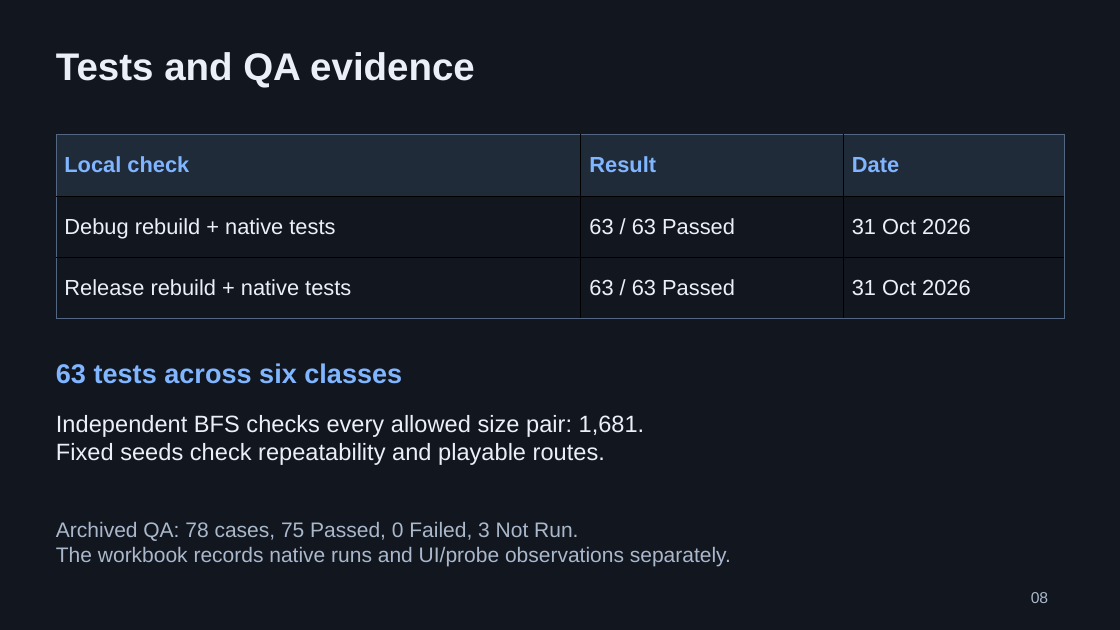
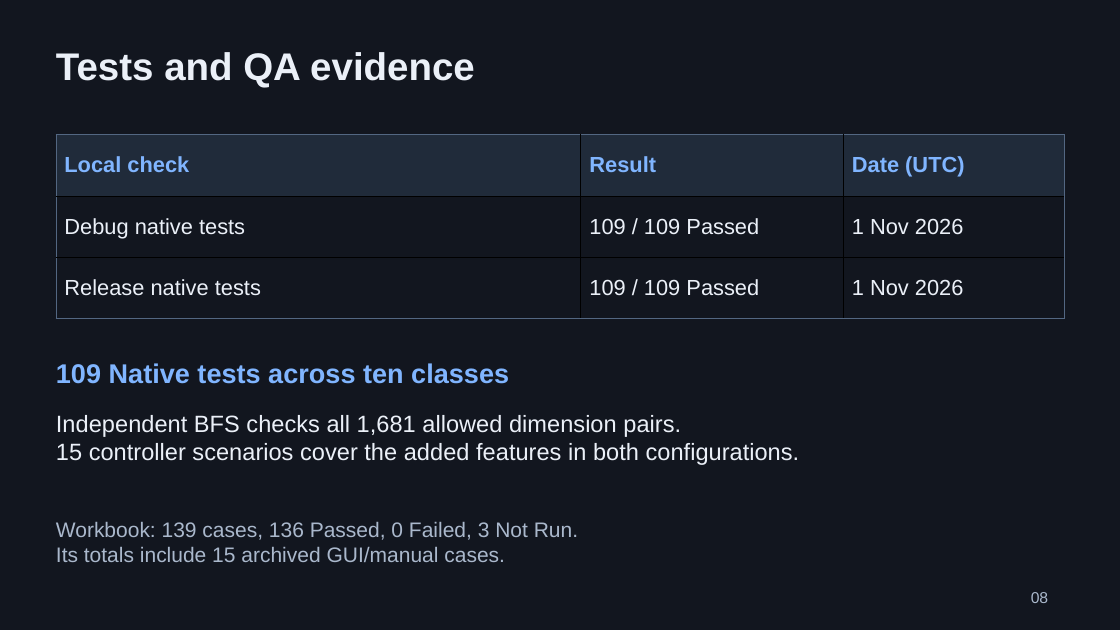
Before and after one commit to RMKolibarov24/NXRP, a slide deck: slide 8 of docs/NXRP_Defense.pptx. Drawn at 1120x630 pixels with LibreOffice and Linux fonts; fonts in the diff are those of the drawing. Boxes give left, top, right and bottom in pixels: in the first picture for what was removed or moved away, otherwise in the second. Text is boxed around its words. In the diff, an @@ line names an element or a change of style, - is before the commit and + after.

```diff
--- a/docs/NXRP_Defense.pptx
+++ b/docs/NXRP_Defense.pptx
@@ table at [56,134,1064,318] @@
-row 1, column 3: Date
+row 1, column 3: Date (UTC)
-row 2: Debug rebuild + native tests | 63 / 63 Passed | 31 Oct 2026
+row 2: Debug native tests | 109 / 109 Passed | 1 Nov 2026
-row 3: Release rebuild + native tests | 63 / 63 Passed | 31 Oct 2026
+row 3: Release native tests | 109 / 109 Passed | 1 Nov 2026
@@ text at [56,363,509,384]: text changed @@
-63 tests across six classes
+109 Native tests across ten classes
@@ text at [56,415,800,465]: text changed @@
-Independent BFS checks every allowed size pair: 1,681.
-Fixed seeds check repeatability and playable routes.
+Independent BFS checks all 1,681 allowed dimension pairs.
+15 controller scenarios cover the added features in both configurations.
@@ text at [56,522,578,562]: text changed @@
-Archived QA: 78 cases, 75 Passed, 0 Failed, 3 Not Run.
-The workbook records native runs and UI/probe observations separately.
+Workbook: 139 cases, 136 Passed, 0 Failed, 3 Not Run.
+Its totals include 15 archived GUI/manual cases.
```
Also in this commit, not shown: 8 other slides changed, 1 slide added, 1 slide removed, 5 other files.
